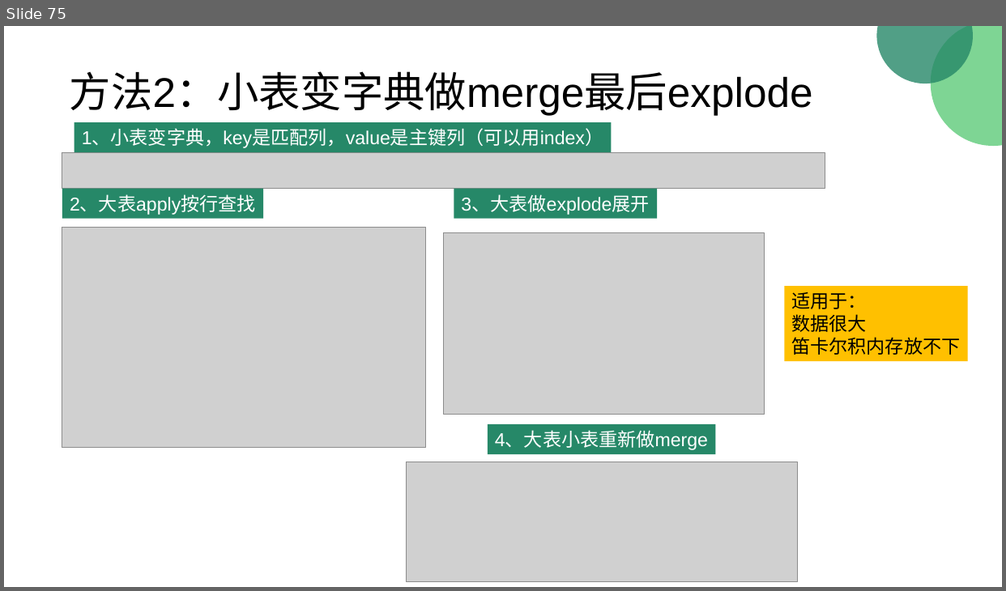
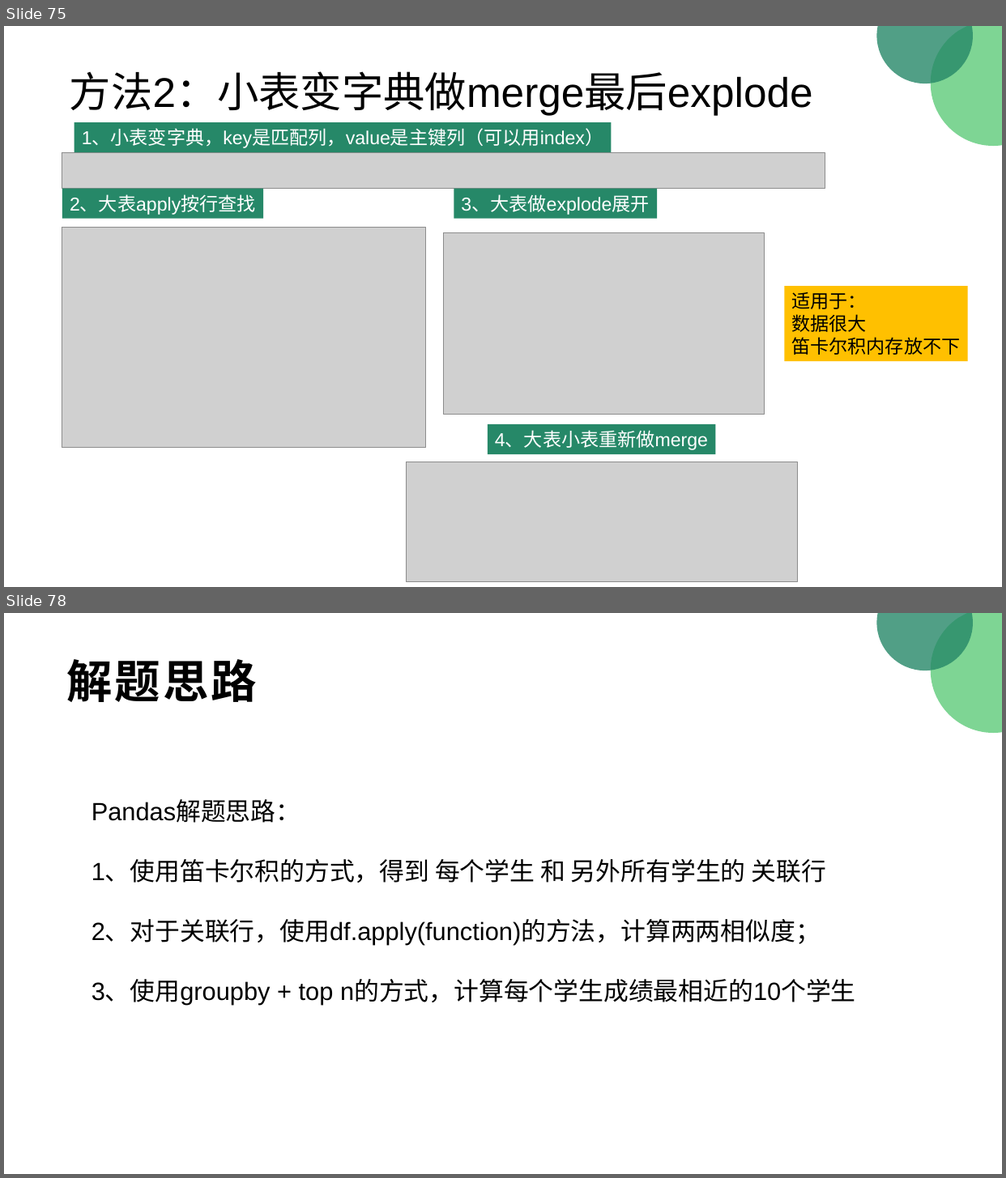
Before and after one commit to peiss/ant-learn-pandas, a slide deck: Python使用Pandas入门数据分析.pptx. Shown one above the other, each under a label of ours: slide 75 before the commit, slides 75 and 78 after it; the slides between them are not shown. The pictures are 1006x591 and 1006x1178 pixels, drawn with LibreOffice and Linux fonts; fonts in the diff are those of the drawing; grey boxes stand for pictures. Boxes give left, top, right and bottom in pixels: in the first picture for what was removed or moved away, otherwise in the second. Text is boxed around its words. In the diff, an @@ line names an element or a change of style, - is before the commit and + after.

```diff
--- a/Python使用Pandas入门数据分析.pptx
+++ b/Python使用Pandas入门数据分析.pptx
@@ slide 78 added at (4,613,1002,1174), background #FFFFFF; not listed: 2 template elements that a slide beside it also shows @@
@@ title added at (67,659,257,702), 44 pt, text #000000, bold @@
+解题思路
@@ text added at (91,801,856,1005), 24 pt, text #000000 @@
+Pandas解题思路：
+1、使用笛卡尔积的方式，得到 每个学生 和 另外所有学生的 关联行
+2、对于关联行，使用df.apply(function)的方法，计算两两相似度；
+3、使用groupby + top n的方式，计算每个学生成绩最相近的10个学生
```
Also in this commit, not shown: 2 other slides added, 7 other files.
